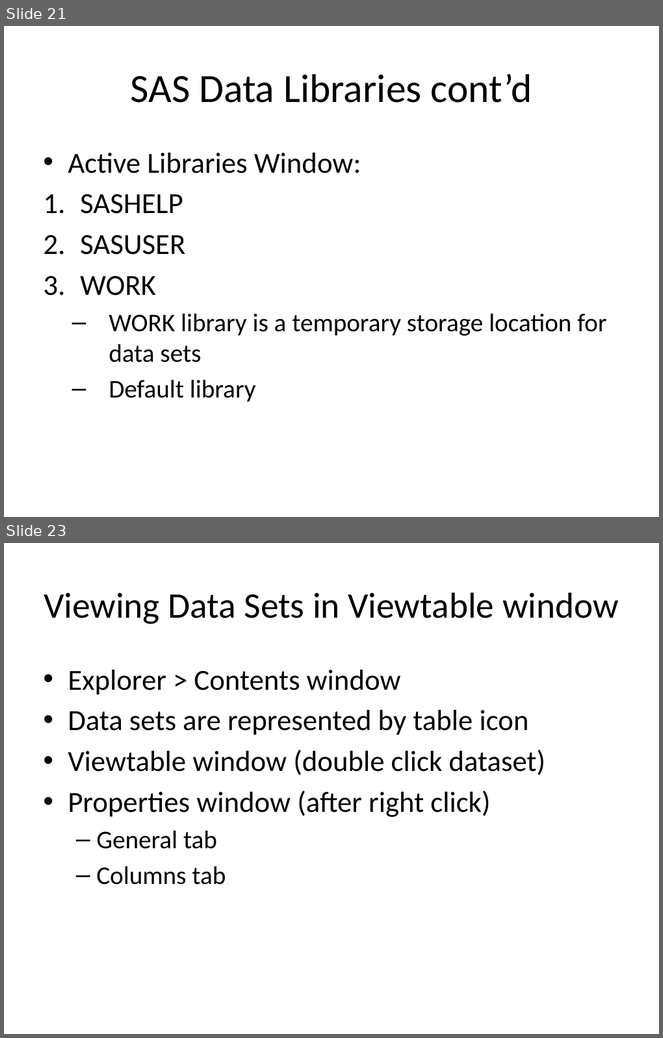
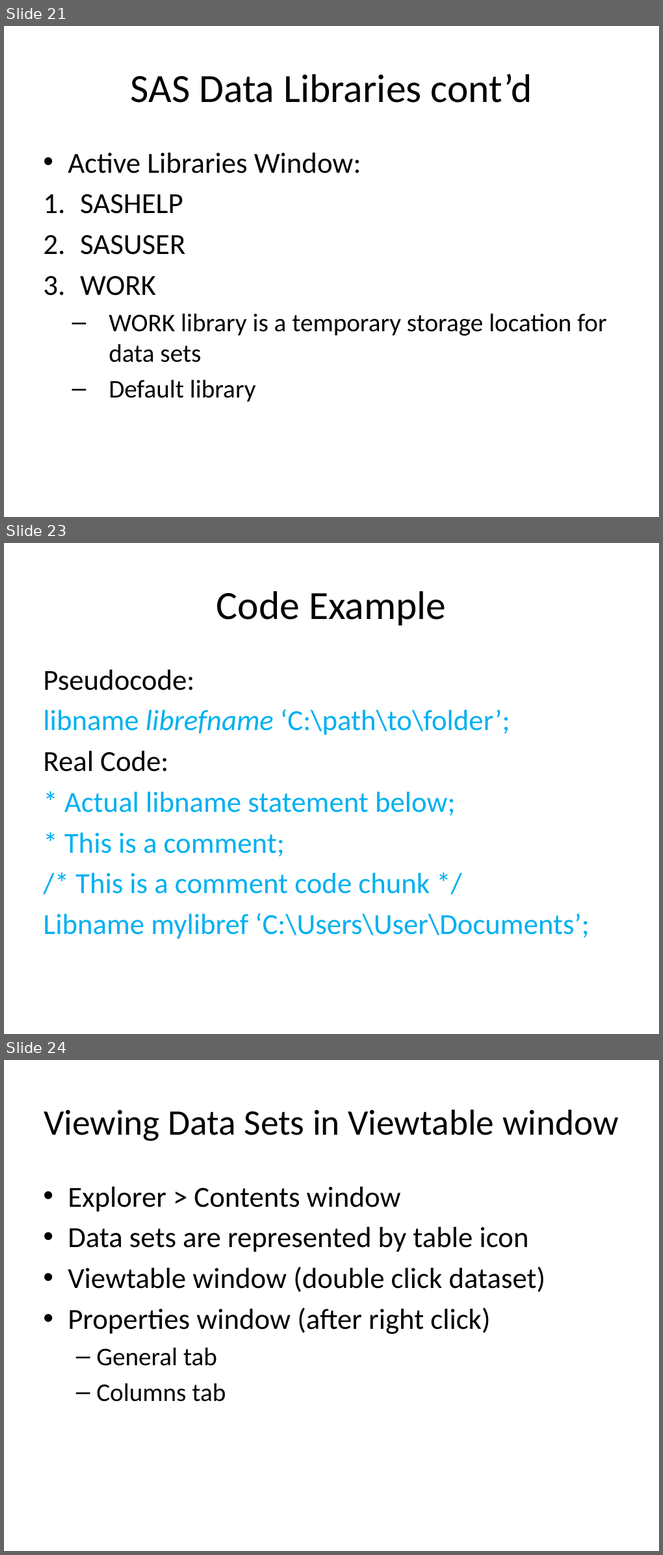
Before and after one commit to CUNYSPHCode/IntroSAS, a slide deck: Session1/session1_MRamos.pptx. Shown one above the other, each under a label of ours: slides 21 and 23 before the commit, slides 21, 23 and 24 after it; the slides between them are not shown. The pictures are 663x1038 and 663x1555 pixels, drawn with LibreOffice and Linux fonts; fonts in the diff are those of the drawing. Boxes give left, top, right and bottom in pixels: in the first picture for what was removed or moved away, otherwise in the second. Text is boxed around its words. In the diff, an @@ line names an element or a change of style, - is before the commit and + after.

```diff
--- a/Session1/session1_MRamos.pptx
+++ b/Session1/session1_MRamos.pptx
@@ slide 23 added at [4, 543, 659, 1034], background #FFFFFF @@
@@ title added at [217, 591, 446, 626], 44 pt, text #000000 @@
+Code Example
@@ text added at [43, 670, 589, 939], 32 pt, text #00B0F0 @@
+Pseudocode:
+libname librefname ‘C:\path\to\folder’;
+Real Code:
+* Actual libname statement below;
+* This is a comment;
+/* This is a comment code chunk */
+Libname mylibref ‘C:\Users\User\Documents’;
@@ what was slide 23 is now slide 24 @@
```
Also in this commit, not shown: 3 slides changed, 1 other slide added.
